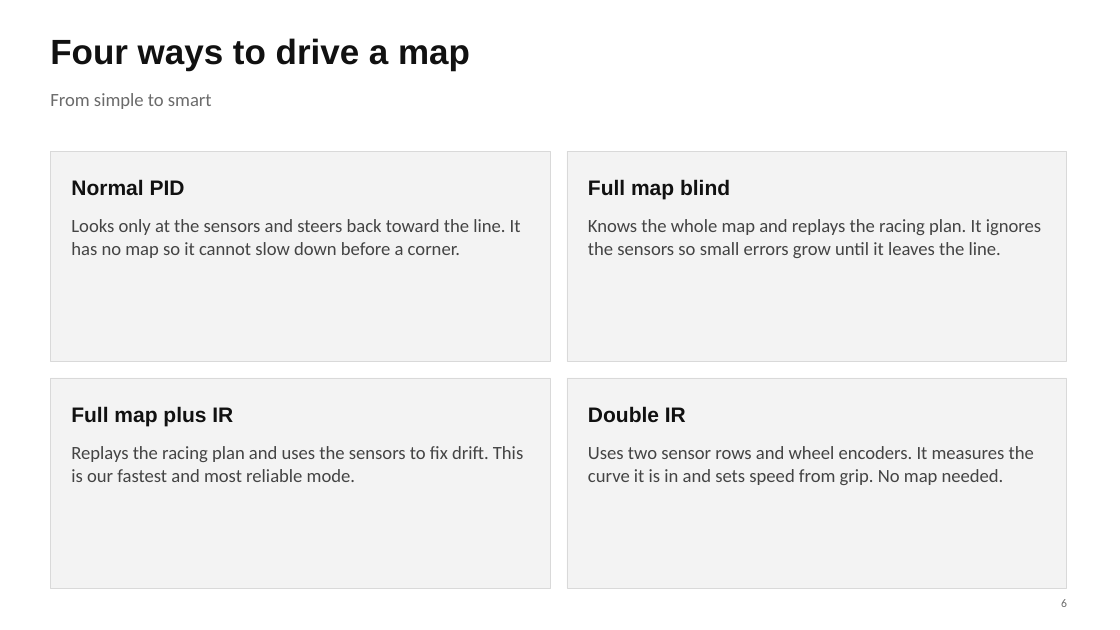
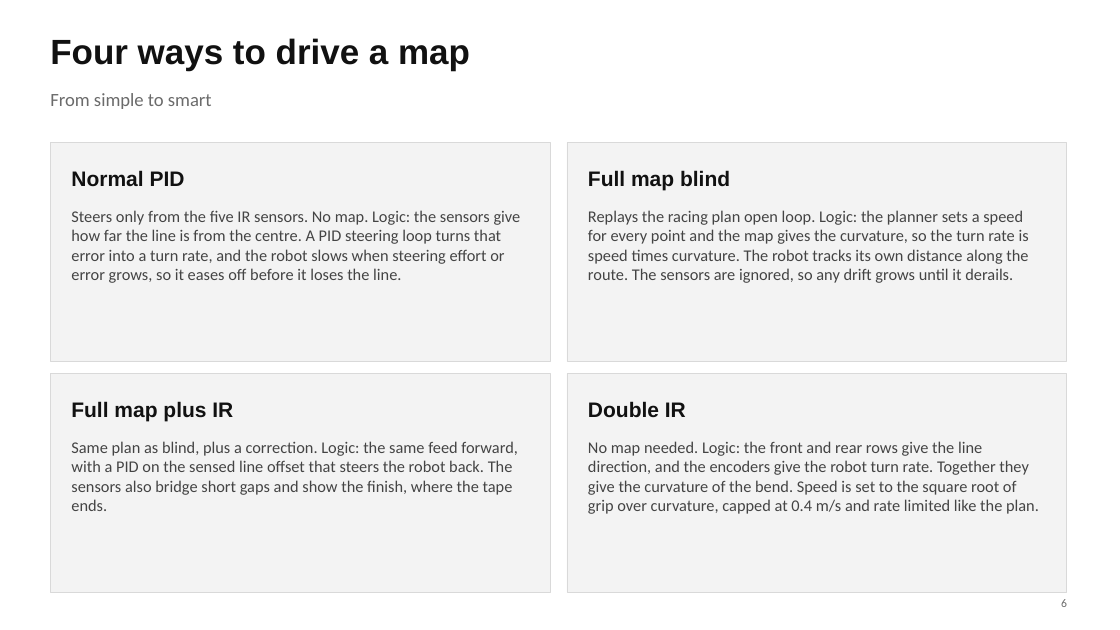
Before and after one commit to Shashanksaraswat123939/mysim, a slide deck: slide 6 of deck/line_follower_blueprint.pptx. Drawn at 1120x630 pixels with LibreOffice and Linux fonts; fonts in the diff are those of the drawing. Boxes give left, top, right and bottom in pixels: in the first picture for what was removed or moved away, otherwise in the second. Text is boxed around its words. In the diff, an @@ line names an element or a change of style, - is before the commit and + after.

```diff
--- a/deck/line_follower_blueprint.pptx
+++ b/deck/line_follower_blueprint.pptx
@@ rectangle: place and size @@
-rectangle at box(50, 151, 550, 361)
+rectangle at box(50, 143, 550, 361)
@@ rectangle: place and size @@
-rectangle at box(567, 151, 1067, 361)
+rectangle at box(567, 143, 1067, 361)
@@ text "Normal PID": place and size @@
-text "Normal PID" at box(71, 179, 185, 195)
+text "Normal PID" at box(71, 170, 185, 186)
@@ text "Full map blind": place and size @@
-text "Full map blind" at box(588, 179, 730, 199)
+text "Full map blind" at box(588, 170, 730, 191)
@@ text at box(71, 210, 521, 283): text changed; size 16 to 14 pt @@
-Looks only at the sensors and steers back toward the line. It has no map so it cannot slow down before a corner.
+Steers only from the five IR sensors. No map. Logic: the sensors give how far the line is from the centre. A PID steering loop turns that error into a turn rate, and the robot slows when steering effort or error grows, so it eases off before it loses the line.
@@ text at box(588, 210, 1029, 283): text changed; size 16 to 14 pt @@
-Knows the whole map and replays the racing plan. It ignores the sensors so small errors grow until it leaves the line.
+Replays the racing plan open loop. Logic: the planner sets a speed for every point and the map gives the curvature, so the turn rate is speed times curvature. The robot tracks its own distance along the route. The sensors are ignored, so any drift grows until it derails.
@@ rectangle: place and size @@
-rectangle at box(50, 378, 550, 588)
+rectangle at box(50, 374, 550, 592)
@@ rectangle: place and size @@
-rectangle at box(567, 378, 1067, 588)
+rectangle at box(567, 374, 1067, 592)
@@ text "Full map plus IR": place and size @@
-text "Full map plus IR" at box(71, 406, 233, 426)
+text "Full map plus IR" at box(71, 401, 233, 422)
@@ text "Double IR": place and size @@
-text "Double IR" at box(588, 406, 686, 423)
+text "Double IR" at box(588, 401, 686, 418)
@@ text at box(71, 441, 518, 511): text changed; size 16 to 14 pt @@
-Replays the racing plan and uses the sensors to fix drift. This is our fastest and most reliable mode.
+Same plan as blind, plus a correction. Logic: the same feed forward, with a PID on the sensed line offset that steers the robot back. The sensors also bridge short gaps and show the finish, where the tape ends.
@@ text at box(588, 441, 1039, 514): text changed; size 16 to 14 pt @@
-Uses two sensor rows and wheel encoders. It measures the curve it is in and sets speed from grip. No map needed.
+No map needed. Logic: the front and rear rows give the line direction, and the encoders give the robot turn rate. Together they give the curvature of the bend. Speed is set to the square root of grip over curvature, capped at 0.4 m/s and rate limited like the plan.
```
Also in this commit, not shown: 1 other file.
